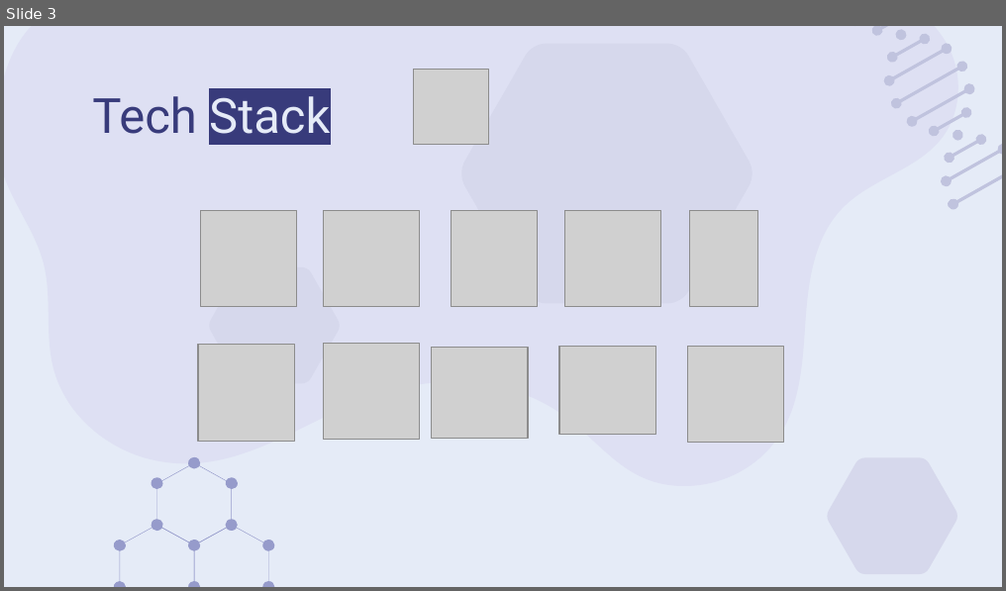
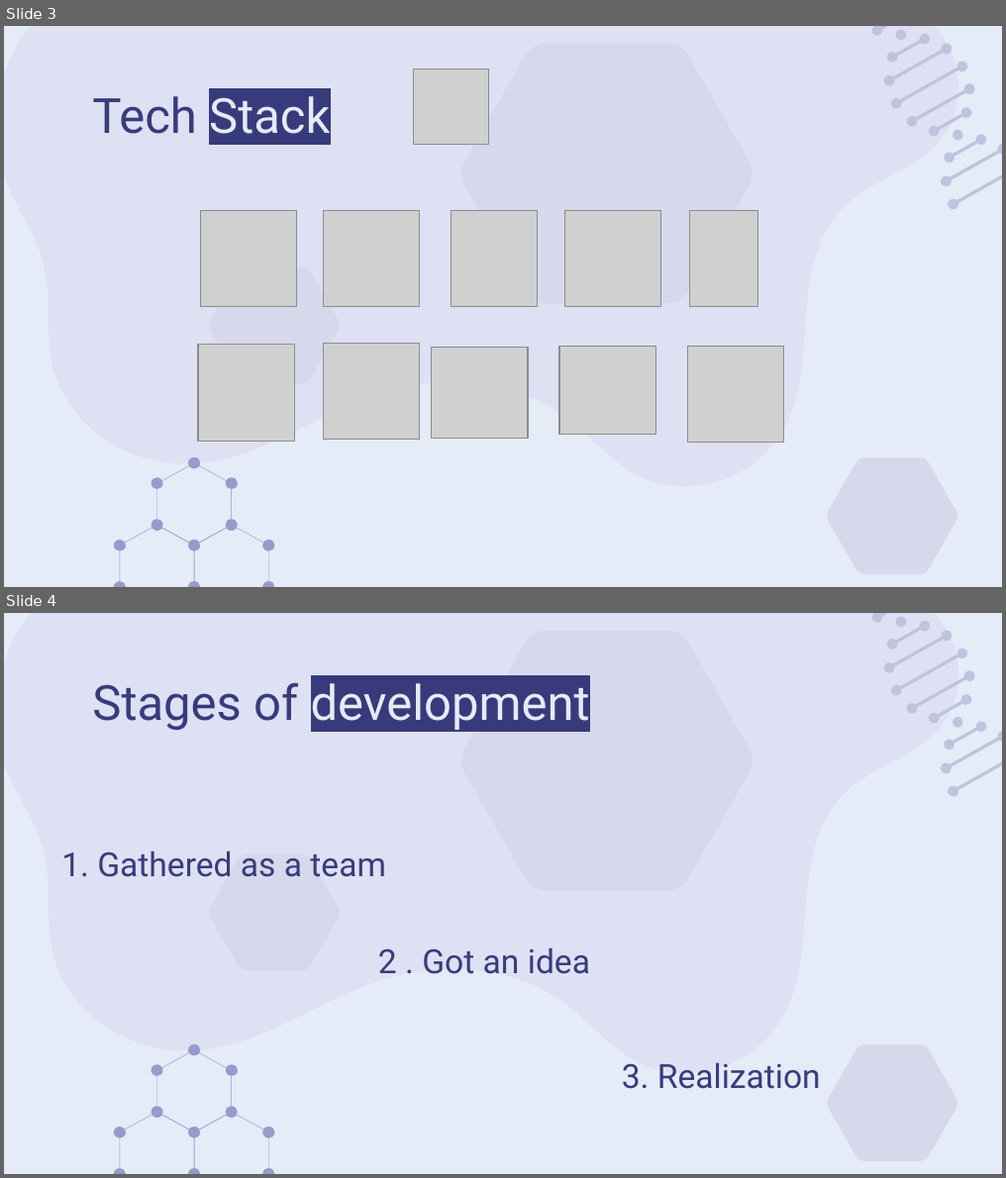
Before and after one commit to HHChandar20/LRizz, a slide deck: Documents/Presentation.pptx. Shown one above the other, each under a label of ours: slide 3 before the commit, slides 3 and 4 after it. The pictures are 1006x591 and 1006x1178 pixels, drawn with LibreOffice and Linux fonts; fonts in the diff are those of the drawing; grey boxes stand for pictures. Boxes give left, top, right and bottom in pixels: in the first picture for what was removed or moved away, otherwise in the second. Text is boxed around its words. In the diff, an @@ line names an element or a change of style, - is before the commit and + after.

```diff
--- a/Documents/Presentation.pptx
+++ b/Documents/Presentation.pptx
@@ slide 4 added at [4, 613, 1002, 1174], background #E5EBF7; not listed: 46 template elements that a slide beside it also shows @@
@@ title added at [92, 683, 590, 730], 35 pt, text #E5EBF7 @@
+Stages of development
@@ subtitle added at [61, 852, 386, 877], 24 pt, text #383B7B @@
+1. Gathered as a team
@@ subtitle added at [378, 949, 590, 974], 24 pt, text #383B7B @@
+2 . Got an idea
@@ text added at [622, 1062, 821, 1089], 24 pt, text #383B7B @@
+3. Realization
```
Also in this commit, not shown: 1 slide changed.
